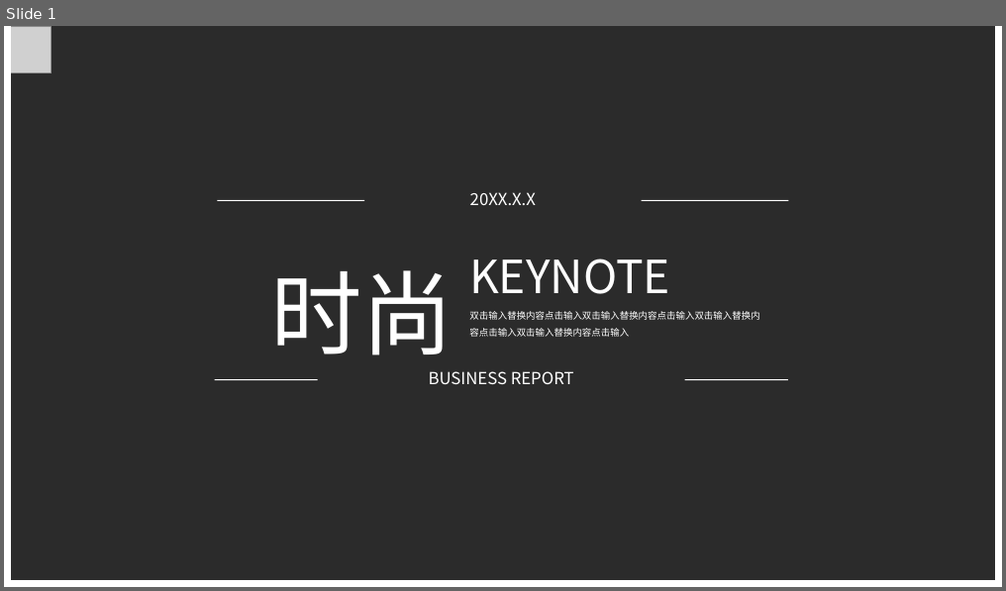
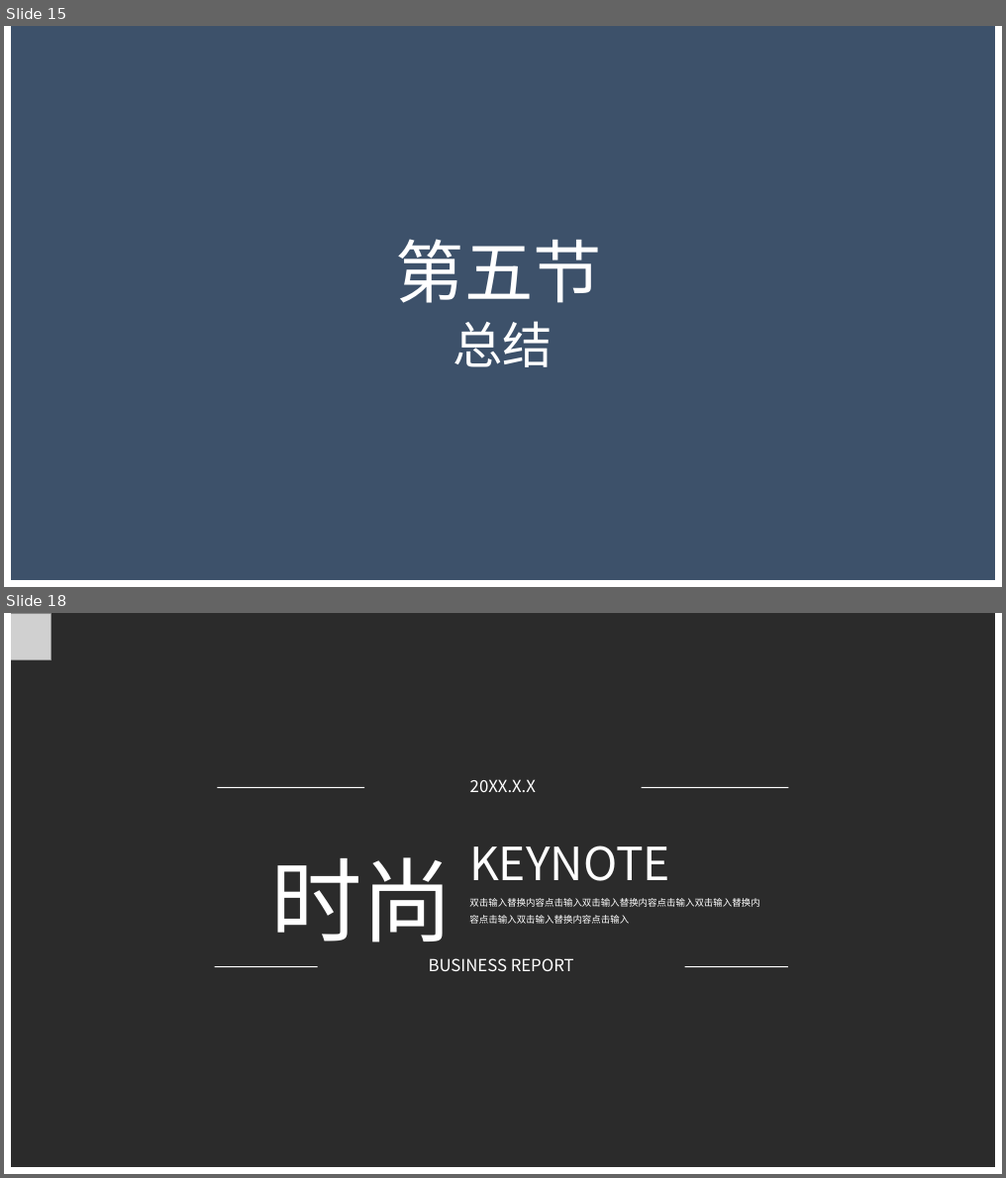
Before and after one commit to Wangzt670/swt, a slide deck: 项目待交付工件/D结项阶段/2.项目答辩.pptx. Shown one above the other, each under a label of ours: slide 1 before the commit, slides 15 and 18 after it; the slides between them are not shown. The pictures are 1006x591 and 1006x1178 pixels, drawn with LibreOffice and Linux fonts; fonts in the diff are those of the drawing; grey boxes stand for pictures; background and template pictures are left out; a plain dark background stands for a picture behind light text. Boxes give left, top, right and bottom in pixels: in the first picture for what was removed or moved away, otherwise in the second. Text is boxed around its words. In the diff, an @@ line names an element or a change of style, - is before the commit and + after.

```diff
--- a/项目待交付工件/D结项阶段/2.项目答辩.pptx
+++ b/项目待交付工件/D结项阶段/2.项目答辩.pptx
@@ slide 15 added at (x1=4, y1=26, x2=1002, y2=587), background picture (left out) @@
@@ rectangle added at (x1=4, y1=26, x2=1002, y2=587), fill #3D516A @@
@@ rectangle added at (x1=4, y1=26, x2=1002, y2=587), outline #FFFFFF 13.75 pt @@
@@ text added at (x1=396, y1=239, x2=602, y2=303), 66 pt, text #FFFFFF @@
+第五节
@@ text added at (x1=453, y1=321, x2=553, y2=368), 48 pt, text #FFFFFF @@
+总结
@@ what was slide 1 is now slide 18 @@
```
Also in this commit, not shown: 3 slides changed, 16 other slides added.
